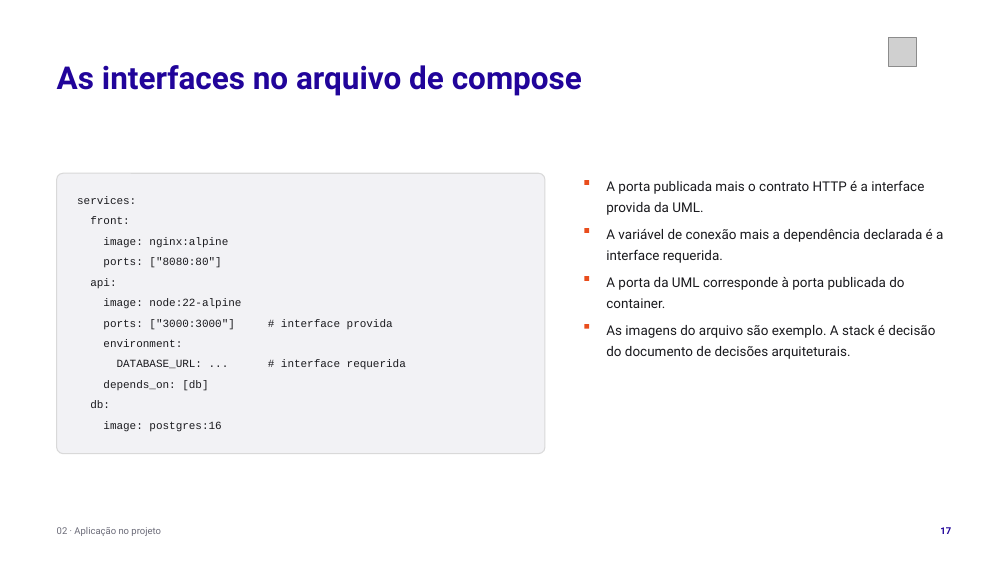
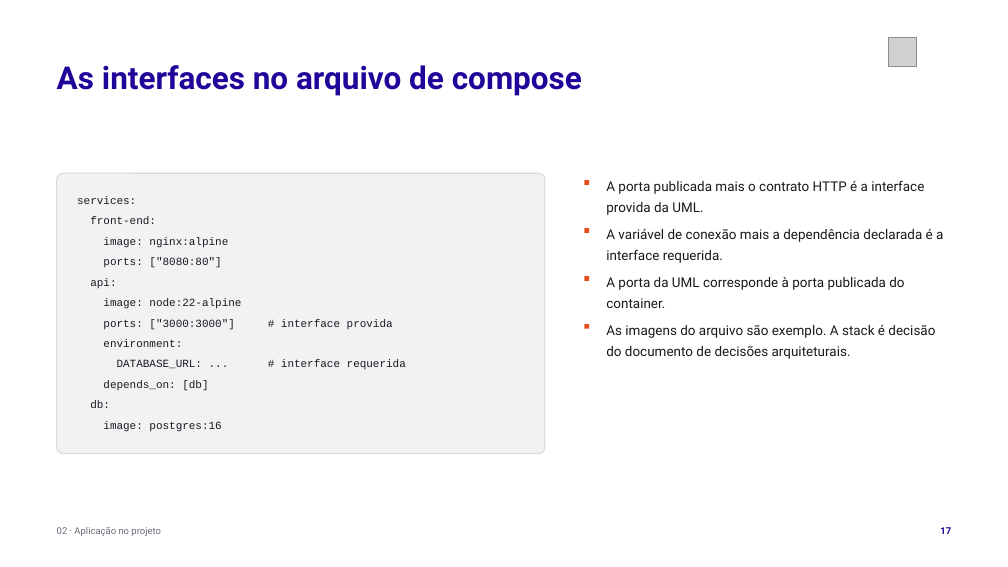
Before and after one commit to tcpassos/invite-app, a slide deck: slide 17 of trabalhos/T1-Docker-Invite-People.pptx. Drawn at 1008x567 pixels with LibreOffice and Linux fonts; fonts in the diff are those of the drawing; grey boxes stand for pictures. Boxes give left, top, right and bottom in pixels: in the first picture for what was removed or moved away, otherwise in the second. Text is boxed around its words. In the diff, an @@ line names an element or a change of style, - is before the commit and + after.

Commit message:
docs: nome do servico de front-end por extenso no compose e na demonstracao do T1

```diff
--- a/trabalhos/T1-Docker-Invite-People.pptx
+++ b/trabalhos/T1-Docker-Invite-People.pptx
@@ text at bbox=[90, 217, 156, 224]: text changed @@
-front:
+front-end:
```
Also in this commit, not shown: 1 other slide changed, 4 other files.
